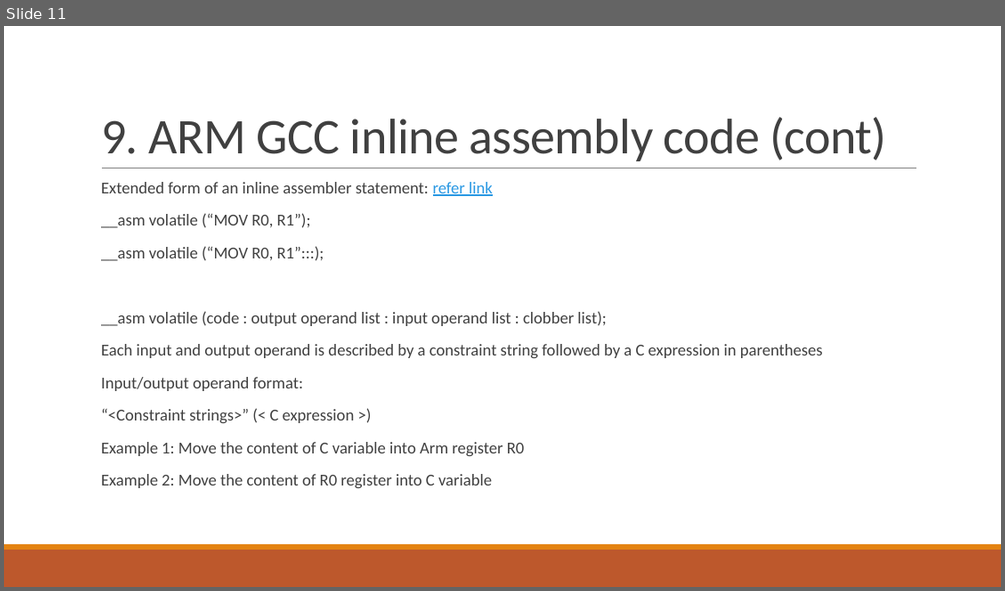
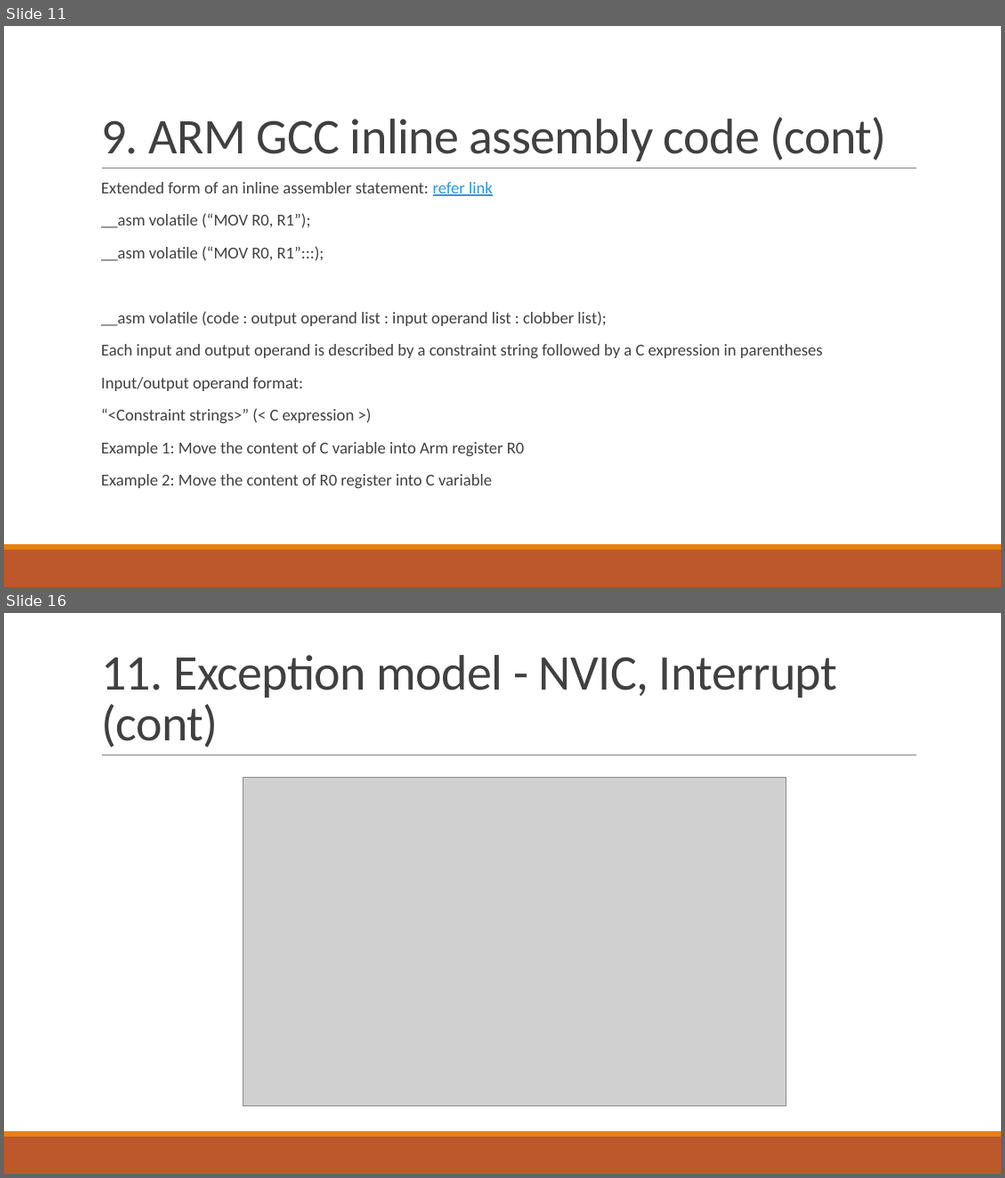
Before and after one commit to trungpowersystem/Musca-B1_bare_metal, a slide deck: Documents/Cortex M33.pptx. Shown one above the other, each under a label of ours: slide 11 before the commit, slides 11 and 16 after it; the slides between them are not shown. The pictures are 1005x591 and 1005x1178 pixels, drawn with LibreOffice and Linux fonts; fonts in the diff are those of the drawing; grey boxes stand for pictures. Boxes give left, top, right and bottom in pixels: in the first picture for what was removed or moved away, otherwise in the second. Text is boxed around its words. In the diff, an @@ line names an element or a change of style, - is before the commit and + after.

```diff
--- a/Documents/Cortex M33.pptx
+++ b/Documents/Cortex M33.pptx
@@ slide 16 added at (4, 613, 1001, 1174), background #FFFFFF; not listed: 3 template elements that a slide beside it also shows @@
@@ title added at (101, 655, 838, 747), 48 pt, text #404040 @@
+11. Exception model - NVIC, Interrupt (cont)
@@ picture added at (243, 778, 786, 1107) @@
```
Also in this commit, not shown: 4 other slides added, 6 other files.
